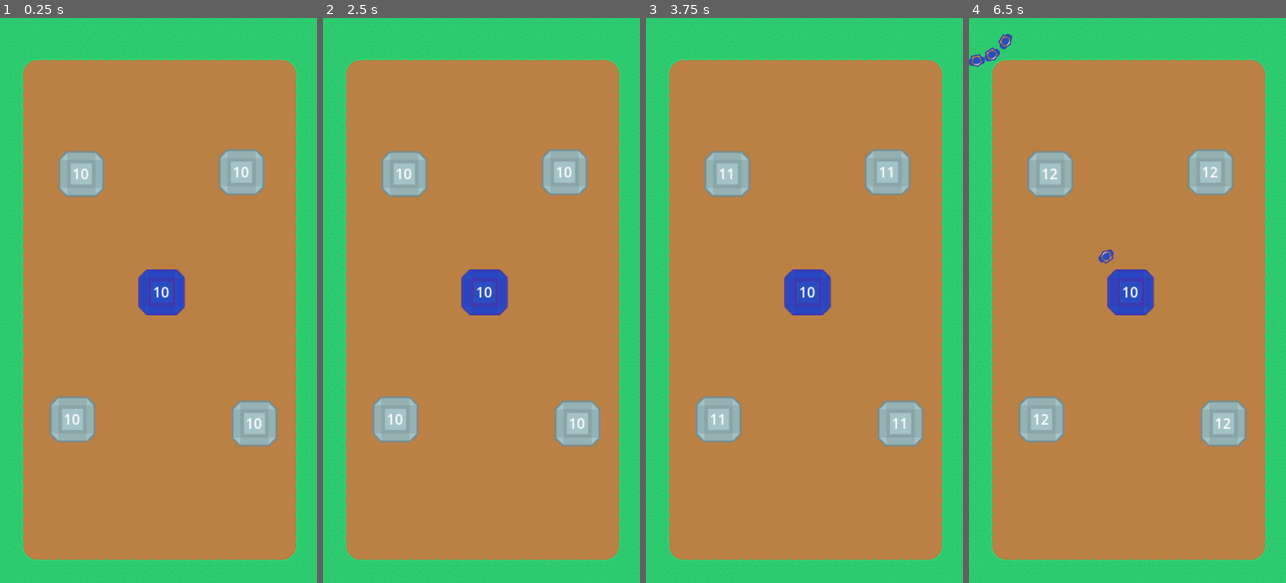
Above: before the commit, frames 1-4 (left to right).
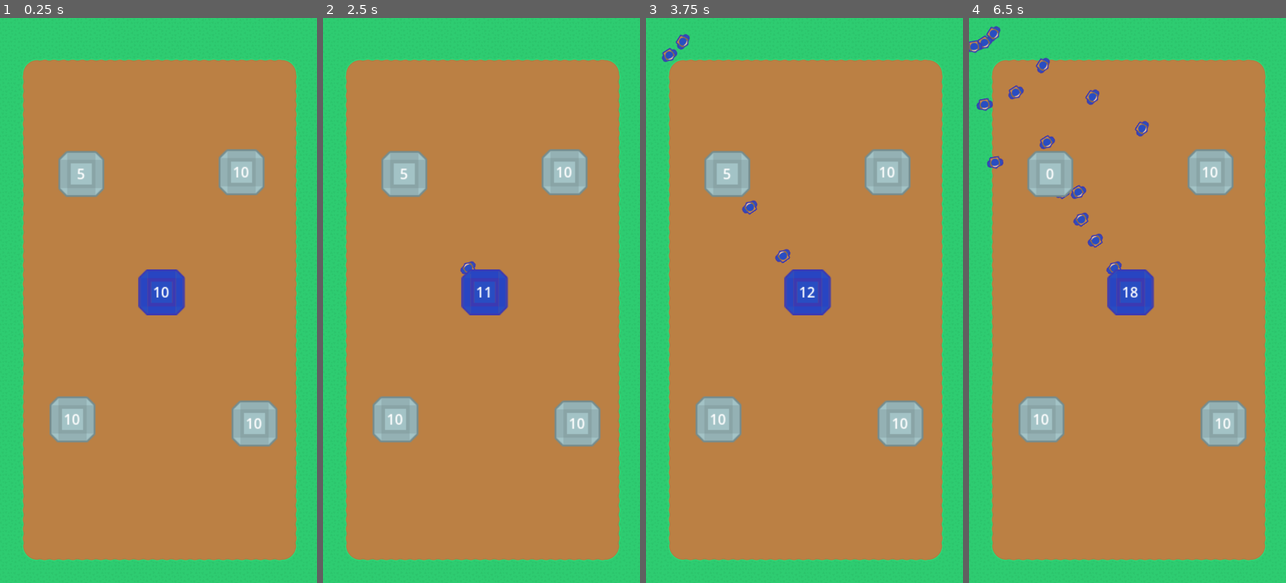
Above: after the commit, the same moments.

Repository: paularolim/tower-defense-godot
Game: Godot game, scene res://scenes/levels/level_1.tscn
The game is run twice, just before and just after one commit, with the same random seed, the same clock (stepped at 60 frames per second) and the same inputs.
Inputs (mouse positions are in pixels of both pictures, inside the frame that each line leads up to):
- Up to frame 1 (0.25 s): no input
- Up to frame 2 (2.5 s): tap Enter at 0.5, 2 s; move the mouse to (484, 294) at 0.52 s; click (484, 294) at 0.67 s; tap Space at 1.25 s; move the mouse to (405, 176) at 1.27 s; click (405, 176) at 1.42 s; move the mouse to (563, 170) at 2.02 s; click (563, 170) at 2.17 s
- Up to frame 3 (3.75 s): move the mouse to (899, 424) at 2.77 s; click (899, 424) at 2.92 s; move the mouse to (718, 419) at 3.52 s; click (718, 419) at 3.67 s
- Up to frame 4 (6.5 s): move the mouse to (1032, 215) at 4.27 s; click (1032, 215) at 4.42 s; move the mouse to (1143, 300) at 5.02 s; click (1143, 300) at 5.17 s; move the mouse to (1079, 159) at 5.77 s; click (1079, 159) at 5.92 s

The runs differ from the first frame. In frame 1, less than 0.1% of the frame differs, in the area x 23-28%, y 26-29%; in frame 2, 0.2%; in frame 3, 0.5%; in frame 4, 1.7%, in the area x 0-83%, y 1-73%.

Commit message:
feat: tower claim

Diff:
--- a/scenes/characters/pawn_follower.gd
+++ b/scenes/characters/pawn_follower.gd
@@ -1,6 +1,10 @@
 extends PathFollow2D
 
-const MOVE_SPEED = 100.0
+enum SKIN_TYPE { DEFAULT, BLUE, GREEN, RED, YELLOW }
+
+@export var skin_type: SKIN_TYPE
+
+const MOVE_SPEED = 200.0
 const DAMAGE = 1
 
 var life = 1
--- a/scenes/levels/game_controller.gd
+++ b/scenes/levels/game_controller.gd
@@ -50,7 +50,7 @@
 
 	var current_tower_id = current_tower.get_instance_id()
 	var path_id = path2d.get_instance_id()
-	if !paths or !paths[current_tower_id]:
+	if paths.is_empty() or !paths.get(current_tower_id):
 		paths[current_tower_id] = [path_id]
 	else:
 		paths[current_tower_id].append(path_id)
--- a/scenes/levels/level_1.tscn
+++ b/scenes/levels/level_1.tscn
@@ -22,7 +22,7 @@
 [node name="Tower2" parent="." instance=ExtResource("2_nsjvg")]
 position = Vector2(277, 530)
 scale = Vector2(3, 3)
-score = 10
+score = 5
 
 [node name="Tower3" parent="." instance=ExtResource("2_nsjvg")]
 position = Vector2(823, 524)
--- a/scenes/towers/tower.gd
+++ b/scenes/towers/tower.gd
@@ -73,16 +73,7 @@
 	update_life()
 
 func _on_body_entered(body: Node2D) -> void:
-	var is_mob = body.is_in_group("mob")
-	var is_enemy = skin_type != SKIN_TYPE.BLUE
-	print(body)
-	if is_mob && is_enemy && body.get_parent().has_method("hit"):
-		var damage = body.get_parent().hit()
-		score -= damage
-		print(body)
-		print("damage=",damage)
-		print("\n")
-		update_ui()
+	take_damage(body)
 
 func set_skin() -> void:
 	var current = skins[skin_type]
@@ -93,11 +84,39 @@
 	var follower_instance = pawn_scene.instantiate()
 	var body = follower_instance.get_child(0)
 	body.add_to_group("mob")
+	follower_instance.skin_type = skin_type
 	path_instance.add_child(follower_instance)
+
+func take_damage(body: Node2D) -> void:
+	var is_mob = body.is_in_group("mob")
+	if !is_mob:
+		return
+
+	var is_enemy = skin_type != body.get_parent().skin_type
+	if is_mob && is_enemy && body.get_parent().has_method("hit"):
+		var hit_from = body.get_parent().skin_type
+		var damage = body.get_parent().hit()
+		var old_score = score
+		var new_score = old_score - damage
+		if new_score == -1 && old_score == 0:
+			score += damage
+			change_owner(hit_from)
+		else:
+			score = new_score
+		update_ui()
+
+	if is_mob && !is_enemy && body.get_parent().has_method("hit"):
+		var damage = body.get_parent().hit()
+		score += damage
+		update_ui()
+
+func change_owner(new_skin_type: SKIN_TYPE):
+	skin_type = new_skin_type
+	set_skin()
 
 func update_life() -> void:
 	if path_quantity == 0:
-		score += 1
+		#score += 1
 		update_ui()
 
 func update_ui() -> void:
--- a/scenes/towers/tower.tscn
+++ b/scenes/towers/tower.tscn
@@ -16,10 +16,9 @@
 shape = SubResource("RectangleShape2D_uuy3w")
 
 [node name="SpawnTimer" type="Timer" parent="."]
-wait_time = 5.0
 
 [node name="LifeTimer" type="Timer" parent="."]
-wait_time = 3.0
+wait_time = 5.0
 
 [node name="UI" type="Control" parent="."]
 layout_mode = 3
